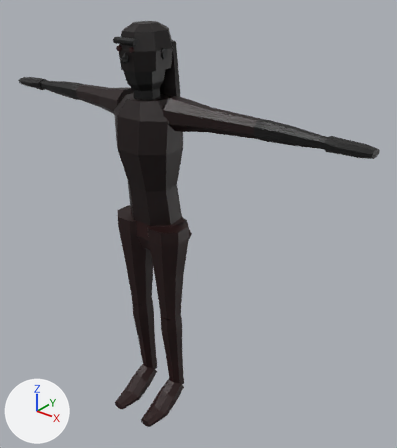
Renders of the glTF model game/assets/bodies/female_a.glb from each side of a commit.
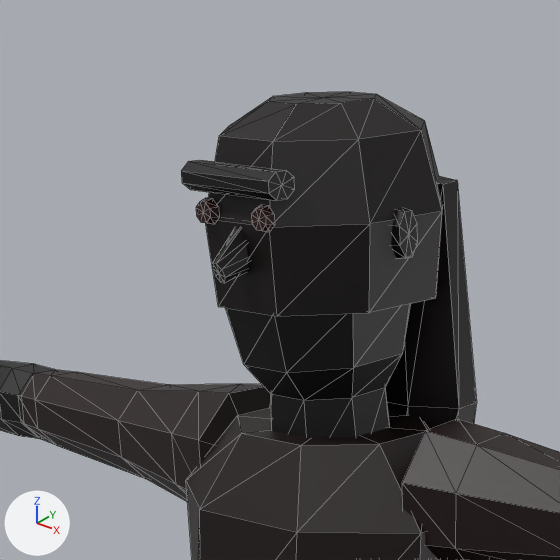
Each version is shown whole from a 50 mm camera at (1.484, -1.539, 1.985) aimed at (0.148, 0.131, 0.949), then close up on the part from 18% to 50% of the width and 0% to 28% of the height. The lights are fixed; the arrows at lower left show +X, +Y and +Z. The older version's two pictures come first. The close-ups show mesh edges as thin lines. Vertices at exactly the same position are counted once.

The first close-up shows 'female_a'.
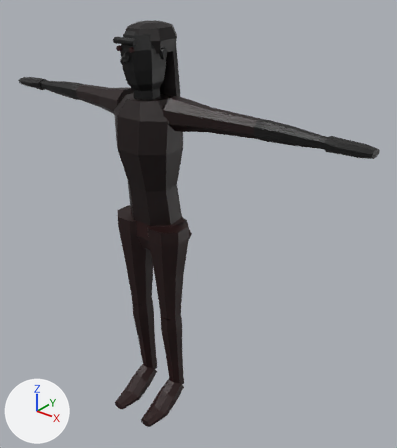
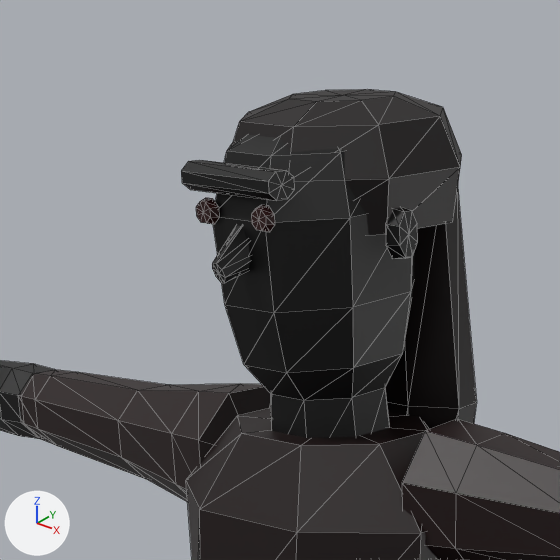
Diff of the bpy script that builds the scene:
```diff
--- a/game/assets/bodies/female_a.glb.py
+++ b/game/assets/bodies/female_a.glb.py
@@ me_female_a @@
 # used by ob_female_a; location = (0.0, 0.0, 0.0)
-me_female_a.from_pydata(...)  # 749 vertices, 1424 faces; spans x -0.9..0.9, y -0.19..0.13, z 0.0..1.77
+me_female_a.from_pydata(...)  # 749 vertices, 1424 faces; spans x -0.9..0.9, y -0.19..0.14, z 0.0..1.77
+# me_female_a part 1: the loose piece of 34 vertices spanning x -0.09..0.09, y -0.1..0.11, z 1.61..1.77 is scaled about its middle by (1, 1, 0.625), then moved by (0.0, 0.02, 0.03)
 me_female_a.materials.append(mat_head)
```

Changed parts and their boxes (x1, y1, x2, y2) in the close-ups (560 x 560 px; the box of a moved part takes in the faces that stretch with it):
'female_a', reshaped: before (0, 92, 560, 560); after (0, 89, 560, 560)
part 1 of me_female_a, moved or reshaped: before (205, 92, 443, 316); after (232, 89, 462, 235)
